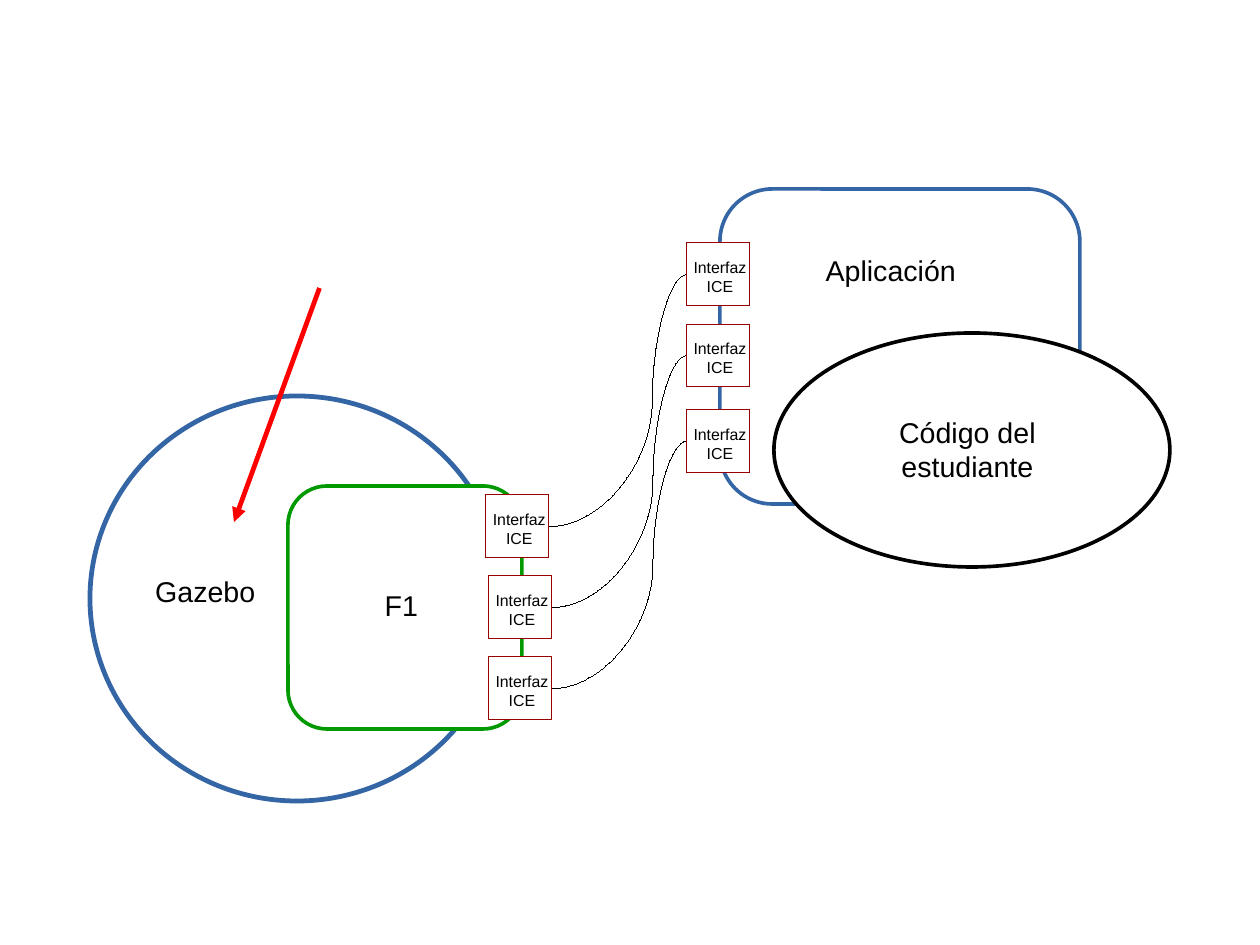
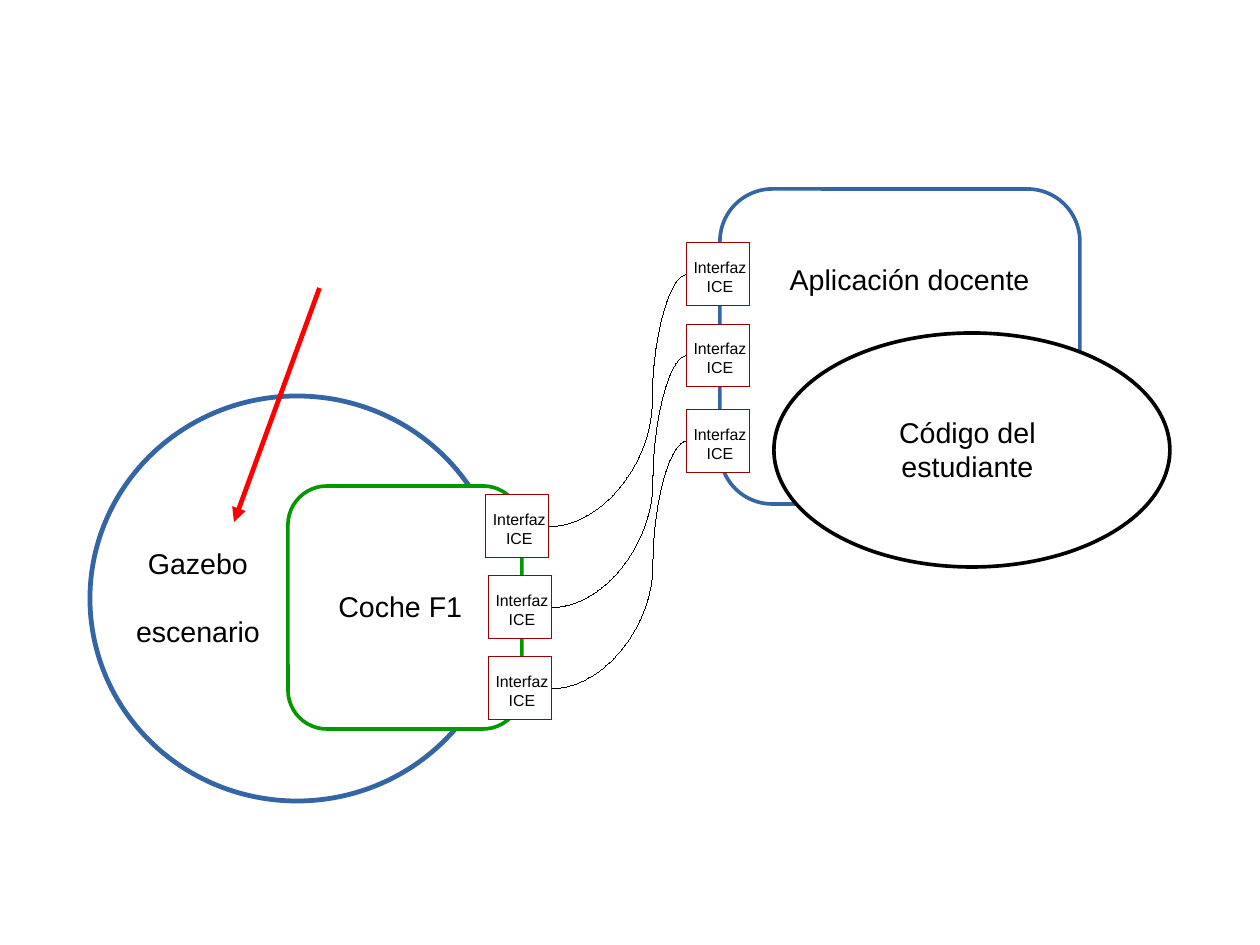
Before and after one commit to RoboticsLabURJC/2016-tfg-Alvaro-Villamil, a slide deck: slide 1 of Memoria/img/esquemas gazebo-ice-ros.odp. Drawn at 1260x945 pixels with LibreOffice and Linux fonts; fonts in the diff are those of the drawing. Boxes give left, top, right and bottom in pixels: in the first picture for what was removed or moved away, otherwise in the second. Text is boxed around its words. In the diff, an @@ line names an element or a change of style, - is before the commit and + after.

```diff
--- a/Memoria/img/esquemas gazebo-ice-ros.odp
+++ b/Memoria/img/esquemas gazebo-ice-ros.odp
@@ text at box(790, 269, 1030, 296): text changed @@
-Aplicación
+Aplicación docente
@@ text "Gazebo": place and size @@
-text "Gazebo" at box(155, 581, 255, 603)
+text "Gazebo" at box(136, 553, 260, 643)
@@ text at box(148, 553, 248, 575): alignment left to centre @@
@@ text at box(338, 596, 462, 618): text changed @@
-F1
+Coche F1
@@ text at box(136, 621, 260, 643): paragraph added @@
+escenario
```
Also in this commit, not shown: 12 other files.
